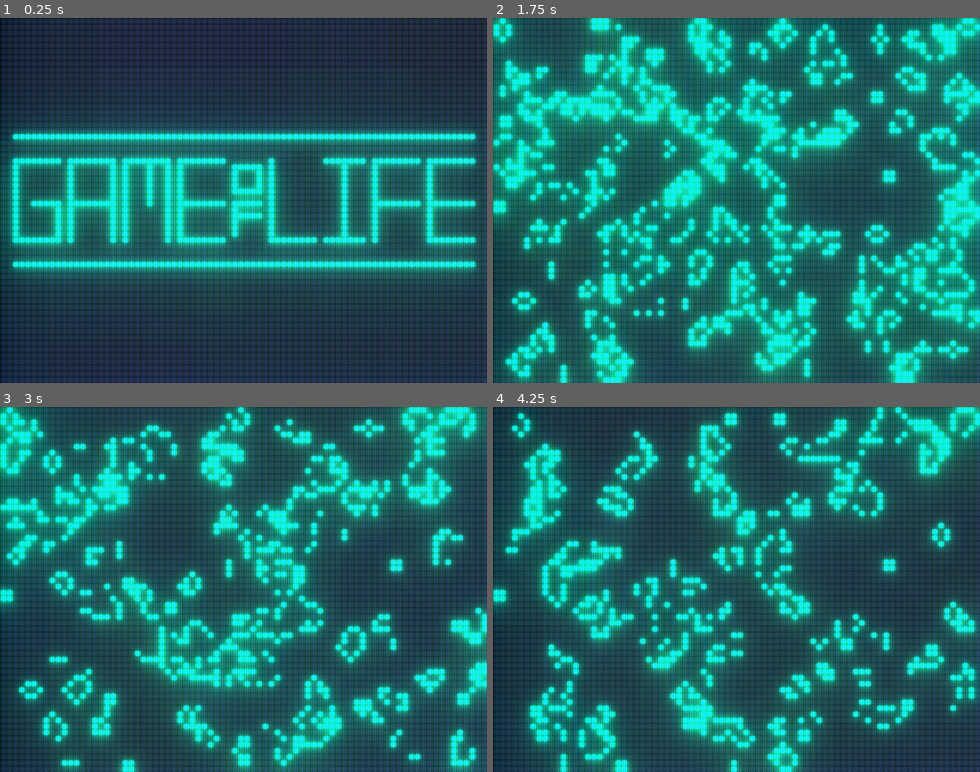
Above: before the commit, frames 1-4 (two rows, left to right).
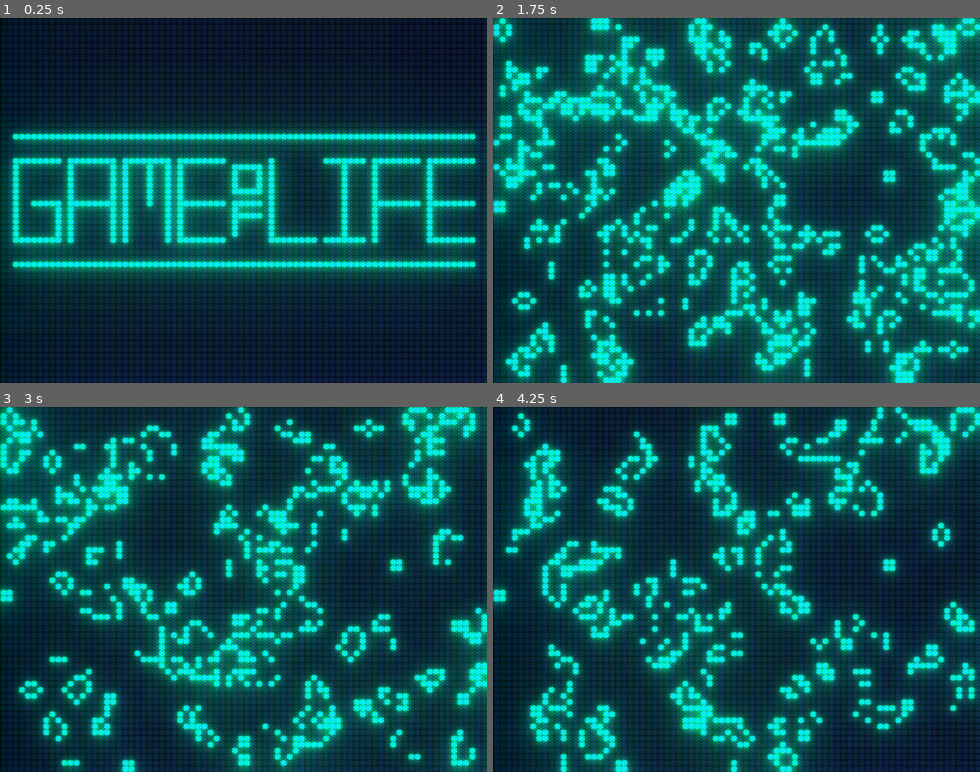
Above: after the commit, the same moments.

Repository: NexusrexDev/GodotGameOfLife
Game: Godot game, scene res://Main.tscn
Two runs of this game, one before a commit and one after it. Both use one fixed random seed, a clock stepped at 60 frames per second and the inputs below. The engine's default icon, where the game draws it, is replaced by a stand-in: a white triangle on a blue panel in a dark square.
Inputs:
- Up to frame 1 (0.25 s): no input
- Up to frame 2 (1.75 s): tap Enter (ui_accept) at 0.5, 0.77, 1.52 s
- Up to frame 3 (3 s): no input
- Up to frame 4 (4.25 s): tap Enter (ui_accept) at 3.02, 3.77 s

The runs differ from the first frame. In frame 1, 71% of the frame differs, in the area x 0-100%, y 0-100%; in frame 2, 76%; in frame 3, 77%; in frame 4, 76%.

Commit message:
Updated bloom values

Diff:
--- a/Main.tscn
+++ b/Main.tscn
@@ -18,12 +18,12 @@
 glow_levels/6 = true
 glow_levels/7 = true
 glow_intensity = 1.49
-glow_bloom = 0.3
+glow_bloom = 0.25
 glow_blend_mode = 0
 glow_bicubic_upscale = true
 glow_high_quality = true
 adjustment_enabled = true
-adjustment_contrast = 1.6
+adjustment_contrast = 1.68
 
 [sub_resource type="TileSet" id=5]
 0/name = "tiles.png 0"
@@ -338,13 +338,13 @@
 [sub_resource type="ShaderMaterial" id=7]
 shader = SubResource( 6 )
 shader_param/res = Vector2( 640, 480 )
-shader_param/mask_type = 0
+shader_param/mask_type = 2
 shader_param/bloom_type = 0
 shader_param/hardScan = -8.0
 shader_param/hardPix = -2.0
 shader_param/hardBloomScan = -2.0
 shader_param/hardBloomPix = -1.5
-shader_param/bloomAmount = 3.106
+shader_param/bloomAmount = 3.506
 shader_param/warp = Vector2( 10000, 10000 )
 shader_param/maskDark = 0.5
 shader_param/maskLight = 1.5
